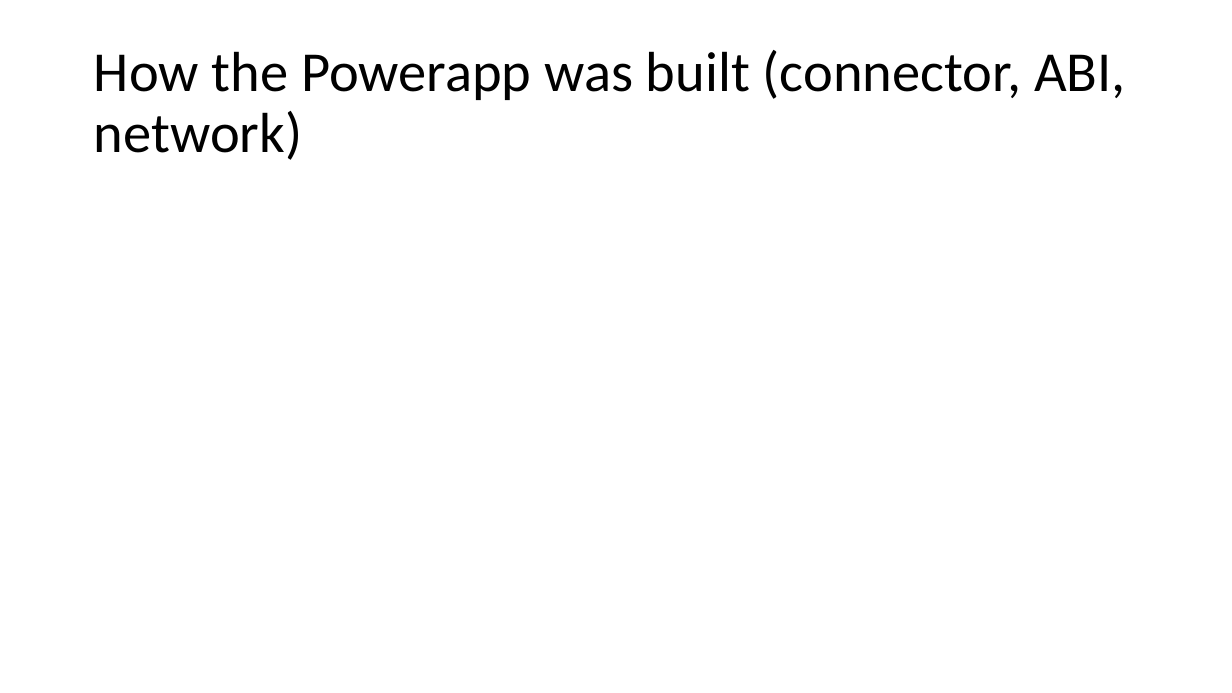
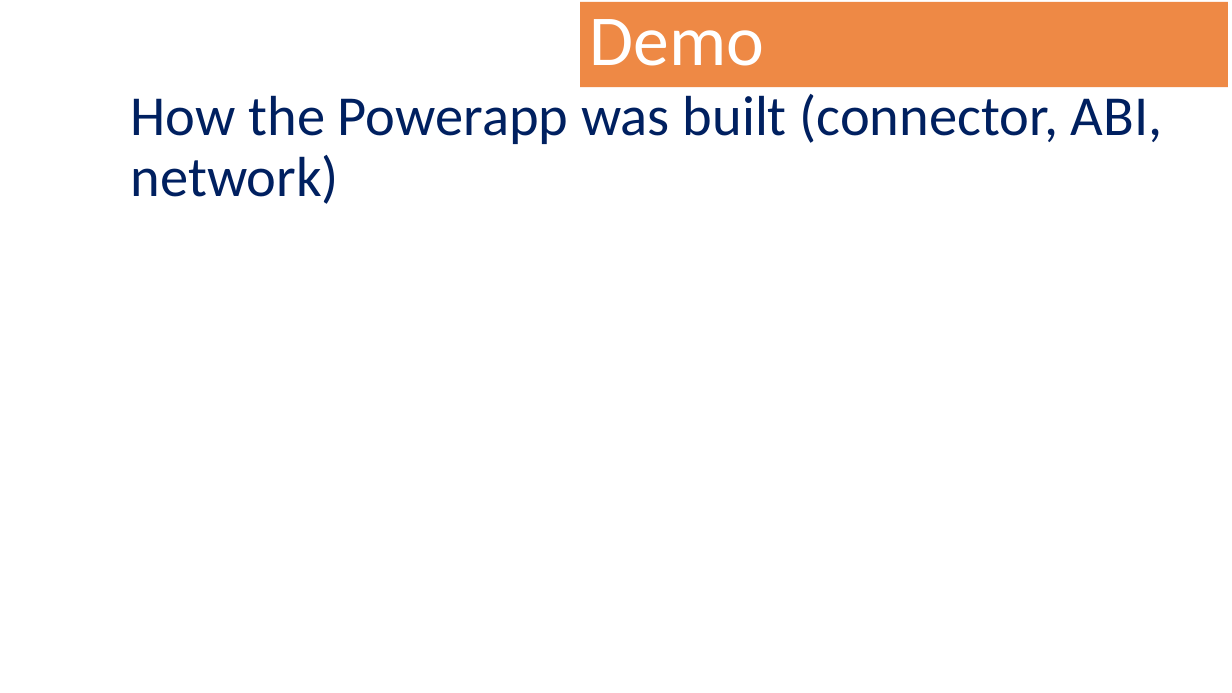
Before and after one commit to Blocks365/blockchain-vacation, a slide deck: slide 30 of ethereum/media/March 2020 presentation.pptx (slide 23 before the commit). Drawn at 1232x693 pixels with LibreOffice and Linux fonts; fonts in the diff are those of the drawing; background and template pictures are left out. Boxes give left, top, right and bottom in pixels: in the first picture for what was removed or moved away, otherwise in the second. Text is boxed around its words. In the diff, an @@ line names an element or a change of style, - is before the commit and + after.

```diff
--- a/ethereum/media/March 2020 presentation.pptx
+++ b/ethereum/media/March 2020 presentation.pptx
@@ rectangle added at (x1=580, y1=2, x2=1228, y2=87), fill #ED7D31 at 90% opacity, 55.8 pt, text #FFFFFF @@
+Demo
@@ title "How the Powerapp was built ..." moved from (x1=94, y1=50, x2=1126, y2=160) to (x1=131, y1=94, x2=1163, y2=204) @@
@@ title "How the Powerapp was built ..." at (x1=131, y1=94, x2=1163, y2=204): text colour #000000 to #002060 @@
@@ rectangle added at (x1=121, y1=90, x2=1232, y2=603), fill #FFFFFF at 90% opacity @@
```
Also in this commit, not shown: 21 other slides changed, 9 slides added, 2 slides removed, 1 other file.
